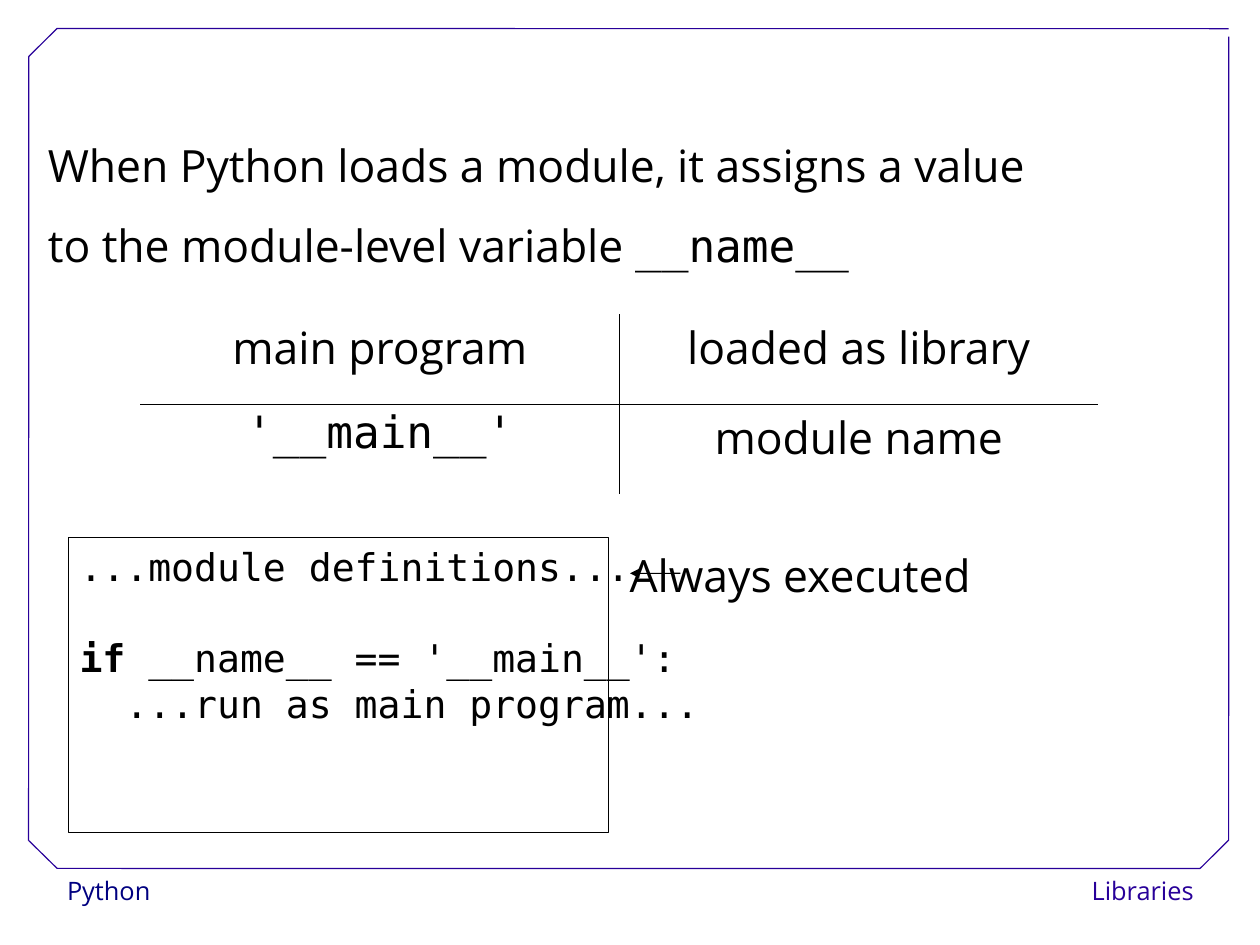
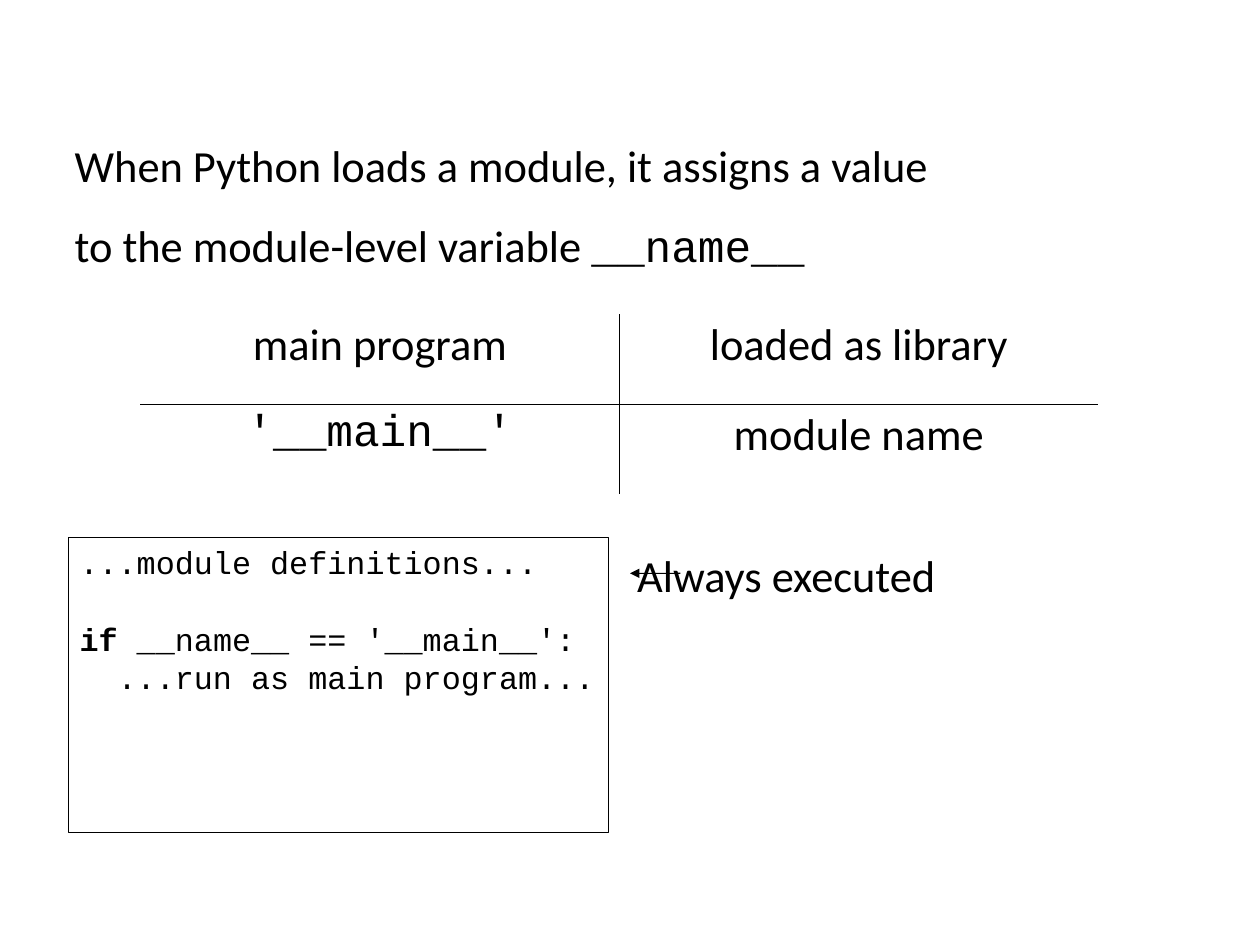
Before and after one commit to ncasuk/ncas-isc, a slide deck: slide 82 of python/presentations/learning_python/16_lib.ppt (slide 87 before the commit). Drawn at 1260x945 pixels with LibreOffice and Linux fonts; fonts in the diff are those of the drawing; background and template pictures are left out. Boxes give left, top, right and bottom in pixels: in the first picture for what was removed or moved away, otherwise in the second. Text is boxed around its words. In the diff, an @@ line names an element or a change of style, - is before the commit and + after.

Commit message:
Updated and changed learning_python13-16

```diff
--- a/python/presentations/learning_python/16_lib.ppt
+++ b/python/presentations/learning_python/16_lib.ppt
@@ text "When Python loads a module, ..." moved from (x1=48, y1=148, x2=1024, y2=272) to (x1=75, y1=151, x2=927, y2=267) @@
@@ text "When Python loads a module, ..." at (x1=75, y1=151, x2=927, y2=267): font Open Sans to Calibri in "When Python loads a module, it assigns ...", "to the module-level variable"; font DejaVu Sans Mono to Courier New in "__name__" @@
@@ table at (x1=141, y1=314, x2=1099, y2=494) @@
@@ font Open Sans to Calibri in "main program", "loaded as library", "module name" @@
@@ font DejaVu Sans Mono to Courier New in "'__main__'" @@
@@ rectangle "...module definitions..." at (x1=69, y1=537, x2=609, y2=832): size 24 to 20 pt, font DejaVu Sans Mono to Courier New @@
@@ text "Always executed" moved from (x1=630, y1=558, x2=970, y2=603) to (x1=637, y1=561, x2=935, y2=600) @@
@@ text "Always executed" at (x1=637, y1=561, x2=935, y2=600): font Open Sans to Calibri @@
@@ group removed at (x1=29, y1=29, x2=1229, y2=869): 7 lines @@
@@ text removed at (x1=67, y1=880, x2=150, y2=906) @@
-Python
@@ text removed at (x1=1092, y1=880, x2=1194, y2=901) @@
-Libraries
```
Also in this commit, not shown: 85 other slides changed, 2 slides added, 7 slides removed, 4 other files.
